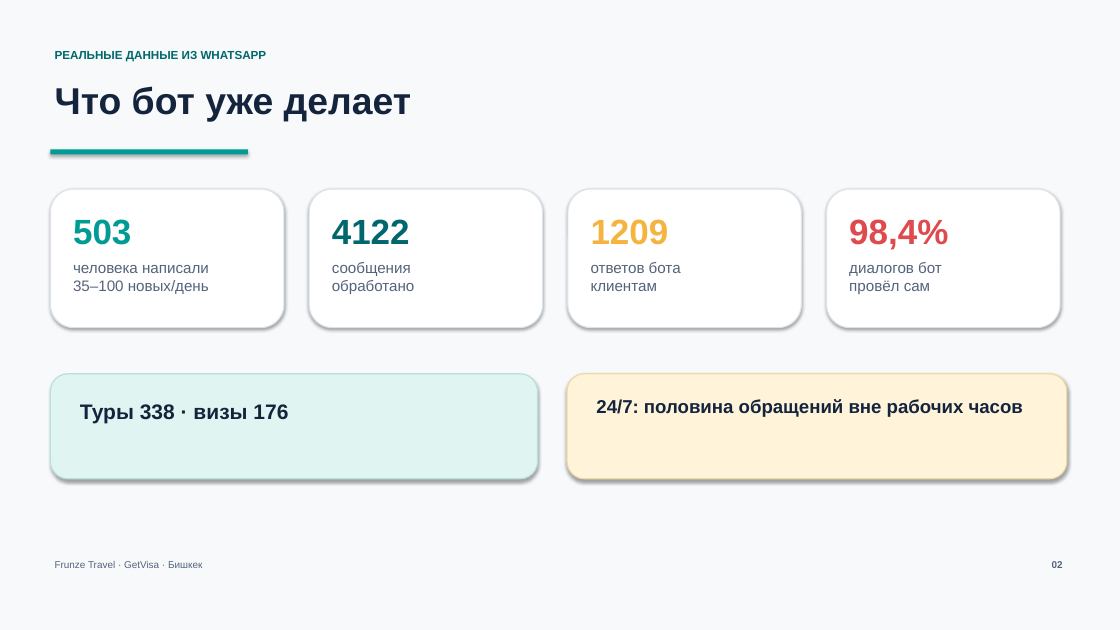
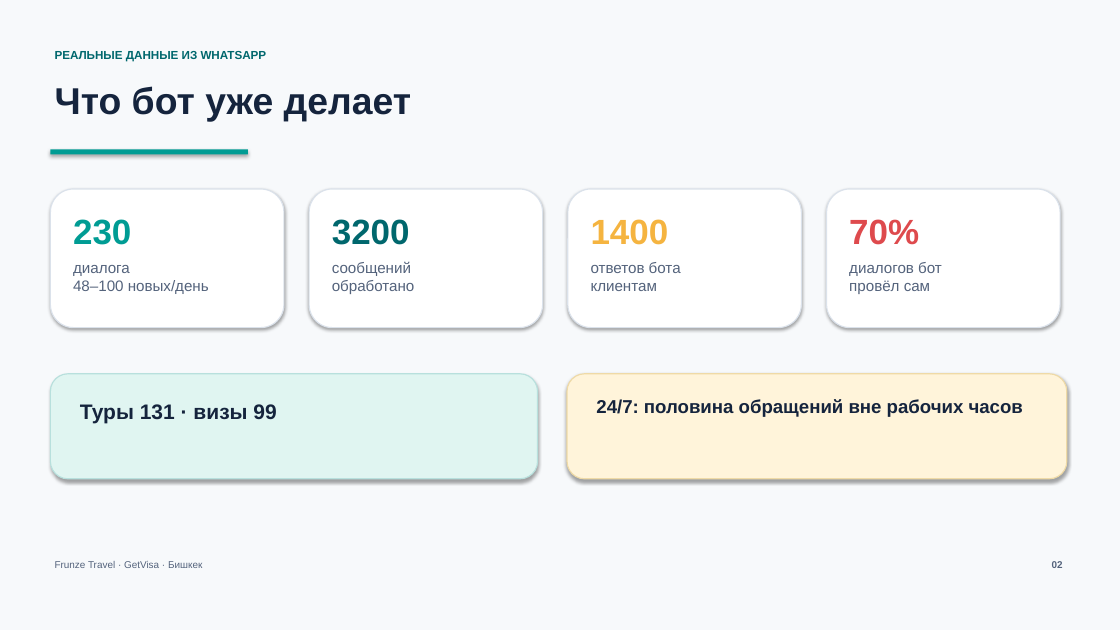
Before and after one commit to Ulfacar/frunze-travel-bot, a slide deck: slide 2 of frunze_presentation_build.pptx. Drawn at 1120x630 pixels with LibreOffice and Linux fonts; fonts in the diff are those of the drawing. Boxes give left, top, right and bottom in pixels: in the first picture for what was removed or moved away, otherwise in the second. Text is boxed around its words. In the diff, an @@ line names an element or a change of style, - is before the commit and + after.

```diff
--- a/frunze_presentation_build.pptx
+++ b/frunze_presentation_build.pptx
@@ text at (73,219,131,245): text changed @@
-503
+230
@@ text at (332,219,410,245): text changed @@
-4122
+3200
@@ text at (591,219,669,245): text changed @@
-1209
+1400
@@ text at (849,219,919,245): text changed @@
-98,4%
+70%
@@ text at (73,265,209,294): text changed @@
-человека написали
-35–100 новых/день
+диалога
+48–100 новых/день
@@ text at (332,261,411,276): text changed @@
-сообщения
+сообщений
@@ text at (80,404,276,423): text changed @@
-Туры 338 · визы 176
+Туры 131 · визы 99
```
Also in this commit, not shown: 6 other slides changed, 3 other files.
